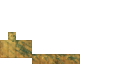
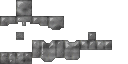
Layer changes from the first 128x64 image to the second:
added group "Iron" (1st of 2) with 9 layers above "Group 1" over [left=0, top=0, right=112, bottom=64]
added layer "Iron" (2nd of 2, in "Iron") (linear burn) in group "Iron" over [left=0, top=0, right=112, bottom=64]
added group "Overlays" (1st of 2, in "Iron") with 4 layers in group "Iron" over [left=0, top=0, right=112, bottom=64]
added layer "Layer 6" (1st of 2, in "Iron" › "Overlays") in group "Overlays" over [left=0, top=0, right=112, bottom=64]
moved "Bismuth overlay" into group "Group 1" over [left=0, top=0, right=112, bottom=64]
moved "Tinbronze" into group "Group 1" over [left=0, top=0, right=112, bottom=64]
moved "Overlays" (2nd of 2, in "Group 1") into group "Group 1" over [left=0, top=0, right=112, bottom=64]
hid "Layer 7" (2nd of 2, in "Group 1" › "Overlays") over [left=0, top=32, right=80, bottom=64]
